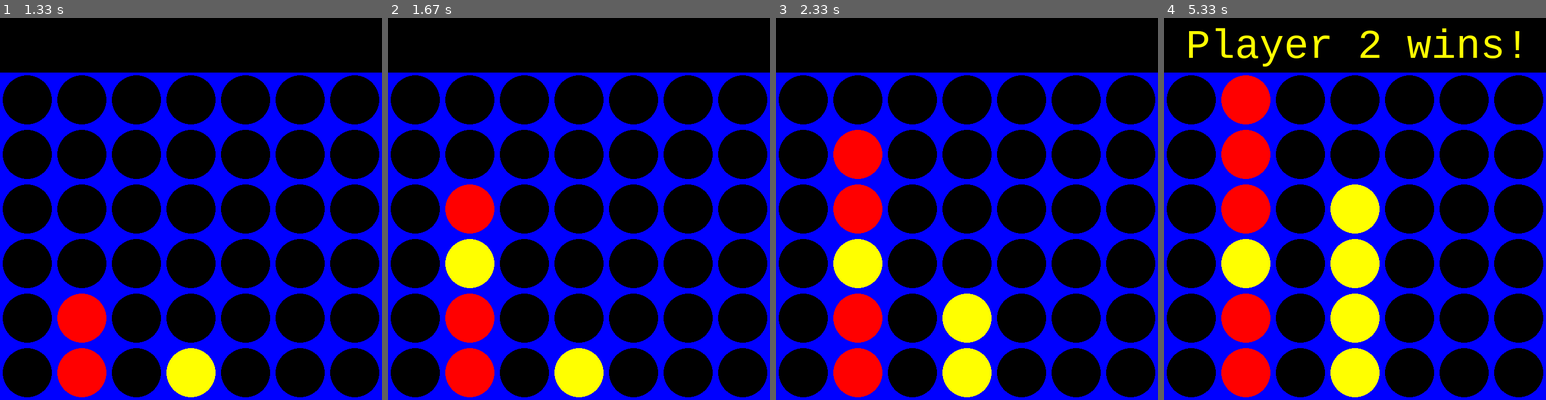
Above: before the commit, frames 1-4 (left to right).
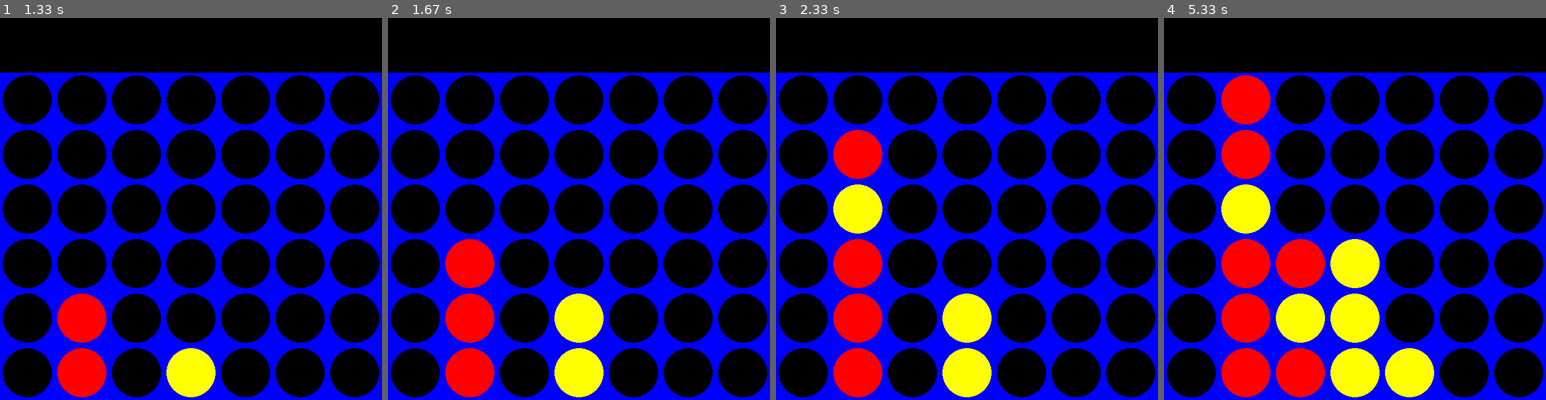
Above: after the commit, the same moments.

Repository: sern1k/uni-python
Game: pygame game, started from connect_four/main.py
Two runs of this game, one before a commit and one after it. Both use one fixed random seed, a clock stepped at 60 frames per second and the inputs below.
Inputs (mouse positions are in pixels of both pictures, inside the frame that each line leads up to):
- Up to frame 1 (1.33 s): press the mouse at (99, 212) at 0.37 s; move the mouse to (164, 251) at 0.47 s; release the mouse at (229, 293) at 0.6 s; press the mouse at (99, 212) at 0.7 s; move the mouse to (168, 228) at 0.8 s; release the mouse at (236, 243) at 0.93 s; press the mouse at (99, 212) at 1.03 s; move the mouse to (137, 258) at 1.13 s; release the mouse at (171, 308) at 1.27 s
- Up to frame 2 (1.67 s): press the mouse at (487, 212) at 1.63 s
- Up to frame 3 (2.33 s): move the mouse to (970, 239) at 1.73 s; release the mouse at (1066, 270) at 1.87 s
- Up to frame 4 (5.33 s): press the mouse at (1263, 212) at 2.4 s; move the mouse to (1374, 262) at 2.5 s; release the mouse at (1488, 308) at 2.63 s; press the mouse at (1263, 212) at 3.07 s; move the mouse to (1351, 178) at 3.17 s; release the mouse at (1435, 140) at 3.3 s; press the mouse at (1263, 212) at 3.87 s; move the mouse to (1351, 163) at 3.97 s; release the mouse at (1442, 113) at 4.1 s; press the mouse at (1263, 212) at 4.27 s; move the mouse to (1267, 178) at 4.37 s; release the mouse at (1270, 140) at 4.5 s; move the mouse to (1297, 319) at 4.63 s; click (1297, 319) at 4.73 s; move the mouse to (1297, 319) at 4.97 s; press the mouse at (1297, 319) at 5 s; move the mouse to (1290, 277) at 5.1 s; release the mouse at (1278, 239) at 5.23 s; move the mouse to (1297, 319) at 5.3 s

Frame 1 is identical in both runs. In frame 2, 3.9% of the frame differs, in the area x 15-57%, y 43-85%; in frame 3, 2.6%; in frame 4, 11%, in the area x 6-93%, y 2-100%.

Commit message:
added text_place as a constants and fixed disappearing circle

Diff:
--- a/connect_four/constants.py
+++ b/connect_four/constants.py
@@ -6,12 +6,14 @@
 PLAYER_2_PIECE = 2
 EMPTY = 0
 
-AI_LEVEL = 2
+AI_LEVEL = 5
 
 WIDTH = COLUMN_COUNT * SQUARE_SIZE
 HEIGHT = (ROW_COUNT + 1) * SQUARE_SIZE
 SIZE = (WIDTH, HEIGHT)
 
+TEXT_PLACE = (100, 5)
+
 BLUE = (0, 0, 255)
 BLACK = (0, 0, 0)
 RED = (255, 0, 0)
--- a/connect_four/main.py
+++ b/connect_four/main.py
@@ -2,7 +2,7 @@
 import sys
 from game_logic import create_board, draw_board, is_valid_location, get_next_open_row, drop_piece, winning_move
 from ai_logic import minimax
-from constants import SIZE, SQUARE_SIZE, RADIUS, PLAYER_1_PIECE, PLAYER_2_PIECE, EMPTY, RED, YELLOW, BLACK, AI_LEVEL
+from constants import SIZE, SQUARE_SIZE, RADIUS, PLAYER_1_PIECE, PLAYER_2_PIECE, EMPTY, RED, YELLOW, BLACK, AI_LEVEL, ROW_COUNT, TEXT_PLACE
 
 def main():
   pygame.init()
@@ -14,7 +14,7 @@
   draw_board(board, screen)
   pygame.display.update()
 
-  myfont = pygame.font.SysFont("monospace", 75)
+  font = pygame.font.SysFont("Helvetica", 80)
 
   while not game_over:
     for event in pygame.event.get():
@@ -24,7 +24,7 @@
       if event.type == pygame.MOUSEMOTION:
         pygame.draw.rect(screen, BLACK, (0, 0, SIZE[0], SQUARE_SIZE))
         posx = event.pos[0]
-        if board[0][int(posx // SQUARE_SIZE)] == EMPTY:
+        if board[ROW_COUNT - 1][int(posx // SQUARE_SIZE)] == EMPTY:
           pygame.draw.circle(screen, RED, (int(posx), SQUARE_SIZE // 2), RADIUS)
 
       pygame.display.update()
@@ -39,8 +39,8 @@
           drop_piece(board, row, col, PLAYER_1_PIECE)
 
           if winning_move(board, PLAYER_1_PIECE):
-            label = myfont.render("Player 1 wins!", 1, RED)
-            screen.blit(label, (40, 10))
+            label = font.render("Player 1 wins!", 1, RED)
+            screen.blit(label, TEXT_PLACE)
             game_over = True
 
           draw_board(board, screen)
@@ -53,8 +53,8 @@
             drop_piece(board, row, col, PLAYER_2_PIECE)
 
             if winning_move(board, PLAYER_2_PIECE):
-              label = myfont.render("Player 2 wins!", 1, YELLOW)
-              screen.blit(label, (40, 10))
+              label = font.render("Player 2 wins!", 1, YELLOW)
+              screen.blit(label, TEXT_PLACE)
               game_over = True
 
             draw_board(board, screen)
